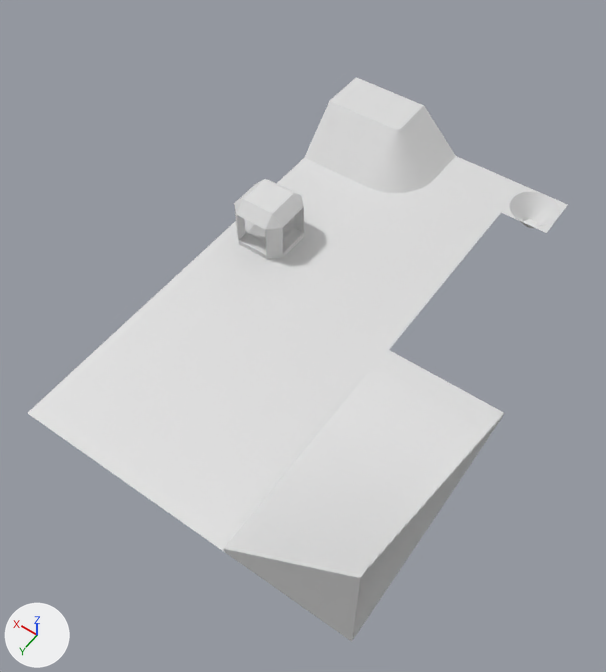
What one commit did to the glTF model static/levels/test/scene.gltf.
Before and after are seen from a 50 mm camera at (-64.9, 81.1, 104.1) aimed at (-17.2, 14.3, -0.9). The lights are fixed; the arrows at lower left show +X, +Y and +Z. Vertices at the same position are counted once.
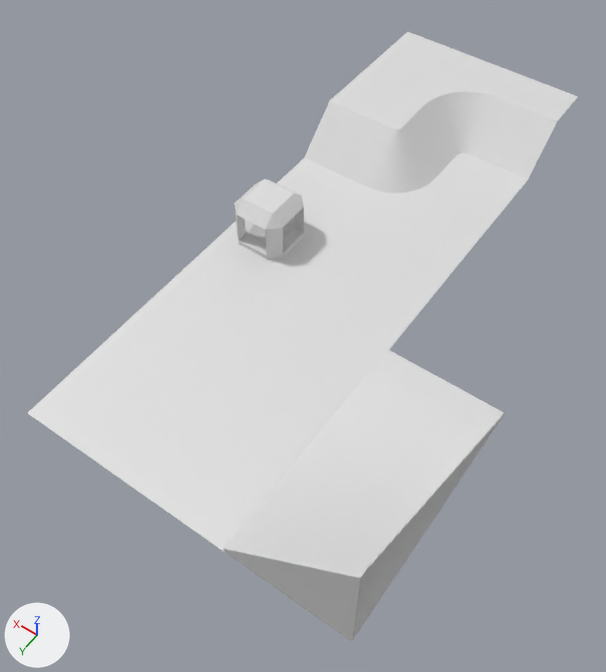
Where the change shows, as pixel boxes (x1, y1, x2, y2) in the pictures (606 x 672 px):
'Plane', reshaped (11% wider, 8% taller)
    before: (28, 77, 523, 640)
    after: (28, 32, 578, 640)
'Plane.001', reshaped (66% wider, 10% taller)
    before: (304, 101, 456, 193)
    after: (304, 92, 557, 193)
'Plane.003', deleted
    before: (510, 192, 560, 228)
'Plane.002', deleted
    before: (501, 185, 568, 233)
part 1 of me_plane_001, built on
    before: (435, 156, 523, 210)
    after: (357, 32, 578, 210)
part 2 of me_plane_002, added
    after: (424, 92, 557, 179)

Patch to the scene script:
```diff
--- a/static/levels/test/scene.gltf.py
+++ b/static/levels/test/scene.gltf.py
@@ me_plane_001 @@
 # used by ob_plane; location = (0.0, 0.0, 0.0)
-me_plane_001.from_pydata(...)  # 95 vertices, 156 faces; spans x -50.0..7.0, y -37.0..50.0, z 0.0..9.0
+me_plane_001.from_pydata(...)  # 120 vertices, 182 faces; spans x -50.0..7.0, y -56.0..50.0, z 0.0..9.0
+# me_plane_001 part 1
+# 2 faces are deleted
+# 25 vertices are added at x -30.0..7.0, y -56.0..-37.0, z 0.0..8.0
+# 28 new faces join them
 me_plane_001.materials.append(mat_material_001)
@@ me_plane_002 @@
 # used by ob_plane_001; location = (0.0, 0.0, 0.0)
-me_plane_002.from_pydata(...)  # 22 vertices, 20 faces; spans x -16.0..7.0, y -37.0..-20.0, z 0.0..8.0
+me_plane_002.from_pydata(...)  # 40 vertices, 38 faces; spans x -30.0..7.0, y -47.0..-20.0, z 0.0..8.0
+# me_plane_002 part 2
+# 18 vertices are added at x -30.0..-8.2, y -47.0..-37.4, z 0.0..8.0
+# 18 new faces join them
 me_plane_002.materials.append(mat_material_001)
@@ ob_plane_002 @@
-ob_plane_002 = bpy.data.objects.new('Plane.002', me_plane_003)
-ob_plane_002.location = (0.0, 0.0, 0.0)
@@ ob_plane_003 @@
-ob_plane_003 = bpy.data.objects.new('Plane.003', me_plane_004)
-ob_plane_003.location = (0.0, 0.0, 0.0)
```
